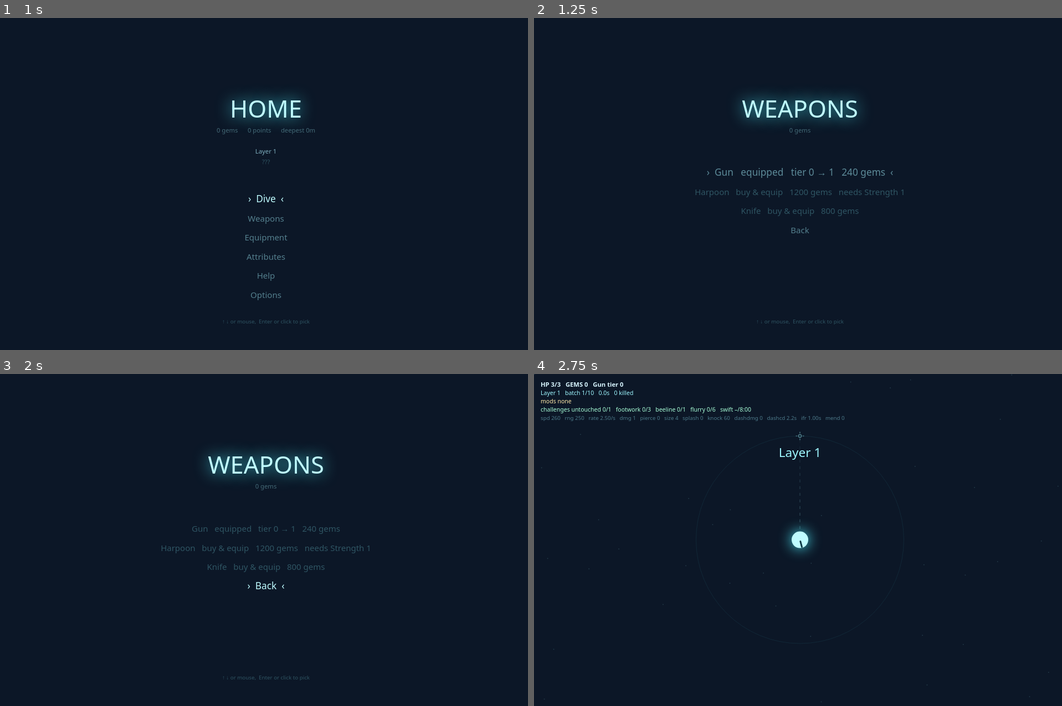
Above: before the commit, frames 1-4 (two rows, left to right).
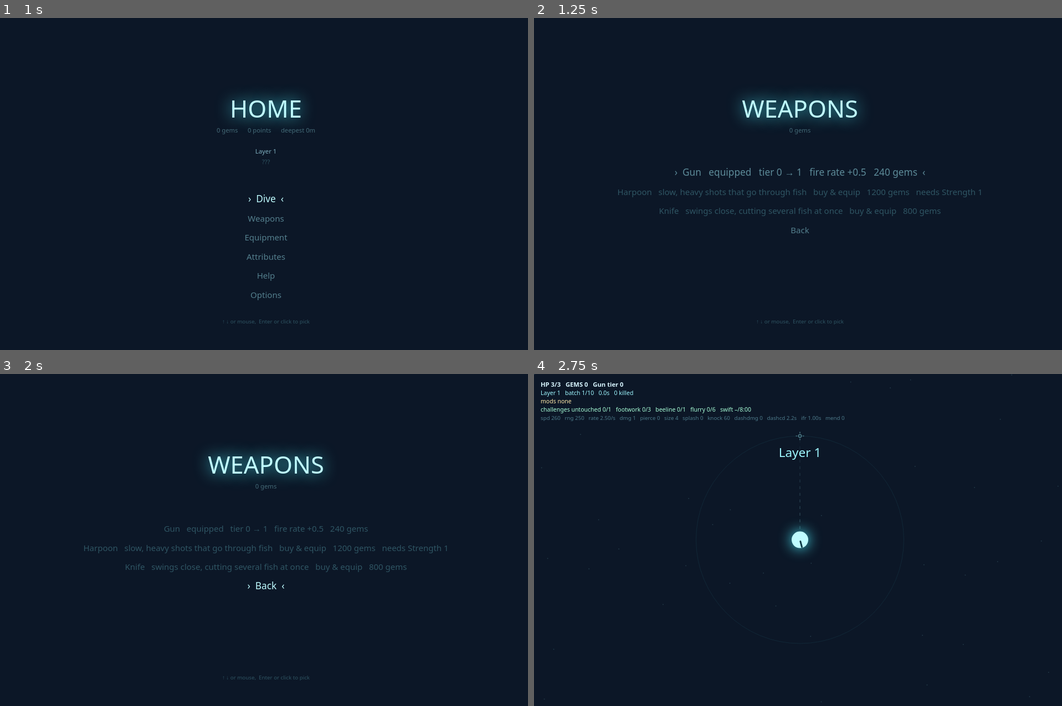
Above: after the commit, the same moments.

Repository: Mindflutter/game
Game: browser game, page index.html
Two runs of this game, one before a commit and one after it. Both use one fixed random seed, a clock stepped at 60 frames per second and the inputs below.
Inputs:
- Up to frame 1 (1 s): click "› Start ‹" at 0.27 s
- Up to frame 2 (1.25 s): hold Down from 1.03 s (still down); tap Space at 1.1 s
- Up to frame 3 (2 s): tap Space at 1.5, 1.9 s; tap 1 at 1.68 s; release Down at 1.78 s; hold Left 1.83-1.93 s; hold Up from 1.98 s (still down)
- Up to frame 4 (2.75 s): tap Space at 2.3, 2.7 s; release Up at 2.48 s; hold Up from 2.73 s (still down)

Frame 1 is identical in both runs. In frame 2, 1.1% of the frame differs, in the area x 15-85%, y 45-60%; in frame 3, 0.9%; in frame 4, nothing differs.

Commit message:
Say what every row at home does

Diff:
--- a/game/content.js
+++ b/game/content.js
@@ -158,7 +158,8 @@
 const STAT_NAMES = {
   speed: 'swim speed', maxHp: 'max HP', hp: 'HP', dashCooldown: 'dash cooldown',
   iframes: 'safe after a hit', dashDamage: 'dash damage', mendOnClear: 'HP back each batch',
-  pierce: 'pierce',
+  pierce: 'pierce', range: 'range', damage: 'damage', fireRate: 'fire rate', guard: 'guard',
+  dashSpeed: 'dash speed',
 };
 
 // ---------- boosts ----------
@@ -183,20 +184,20 @@
 
 // Documented in docs/entities/weapons.md, held to it by `npm test`.
 const WEAPONS = [
-  { name: 'Gun', fireRate: 2.5, damage: 1, range: 250, shotSpeed: 430, shotRadius: 4, pierce: 0, knock: 60, cost: 0,
+  { name: 'Gun', desc: 'quick, light shots', fireRate: 2.5, damage: 1, range: 250, shotSpeed: 430, shotRadius: 4, pierce: 0, knock: 60, cost: 0,
     tiers: [{ cost: 240,  apply: p => p.fireRate += 0.5 },
             { cost: 800, apply: p => p.fireRate += 0.5 },
             { cost: 1600, apply: p => p.fireRate += 0.5 }] },
   // The draft's railgun (D97), needing Strength (D98).
   { name: 'Harpoon', fireRate: 0.8, damage: 4, range: 420, shotSpeed: 950, shotRadius: 3, pierce: 2, knock: 200,
-    cost: 1200, requires: { Strength: 1 },
+    desc: 'slow, heavy shots that go through fish', cost: 1200, requires: { Strength: 1 },
     tiers: [{ cost: 640,  apply: p => p.damage += 1 },
             { cost: 1280, apply: p => p.fireRate += 0.2 },
             { cost: 2400, apply: p => p.pierce += 1 }] },
   // Melee (D105): it reaches `range` plus `shotRadius`, and `pierce` caps a
   // swing at pierce + 1 fish, nearest first.
   { name: 'Knife', fireRate: 3, damage: 2, range: 60, shotRadius: 18, pierce: 6, knock: 40,
-    swing: { arc: 60, time: 0.15 }, cost: 800,
+    desc: 'swings close, cutting several fish at once', swing: { arc: 60, time: 0.15 }, cost: 800,
     tiers: [{ cost: 480,  apply: p => p.range += 12 },
             { cost: 1120, apply: p => p.damage += 1 },
             { cost: 2080, apply: p => p.fireRate += 0.75 }] },
@@ -632,7 +633,9 @@
   Object.entries(g.requires).map(([a, n]) => a + ' ' + n).join(', '));
 const tierLabel = g => {
   const t = meta.gear[g.name] || 0, cost = nextCost(g);
-  return 'tier ' + t + (cost === undefined ? ', the top' : ' → ' + (t + 1) + '   ' + cost + ' gems');
+  // What the next tier changes, in words (D143).
+  return 'tier ' + t + (cost === undefined ? ', the top' : ' → ' + (t + 1) + '   ' +
+    moves(g.tiers[t].apply, WEAPONS.find(w => w.name === meta.carried)) + '   ' + cost + ' gems');
 };
 const END_MENU = {
   top: END_TOP,
@@ -727,7 +730,7 @@
       ...WEAPONS.map(w => ({
         get label() {
           if (meta.carried === w.name) return w.name + '   equipped   ' + tierLabel(w);
-          return w.name + (meta.owned.includes(w.name)
+          return w.name + '   ' + w.desc + (meta.owned.includes(w.name)
             ? '   tier ' + (meta.gear[w.name] || 0) + '   equip'
             : '   buy & equip   ' + w.cost + ' gems' + needs(w));
         },
@@ -764,7 +767,8 @@
       ...ATTRIBUTES.map(a => ({
         get label() {
           const n = meta.raised[a.name] || 0;
-          return a.name + '   ' + n + ' → ' + (n + 1) + '   ' + (n + 1) + (n ? ' points' : ' point');
+          return a.name + '   ' + n + ' → ' + (n + 1) + '   ' +
+                 moves(a.apply, WEAPONS.find(w => w.name === meta.carried)) + '   ' + (n + 1) + (n ? ' points' : ' point');
         },
         get dim() { return points() < (meta.raised[a.name] || 0) + 1; },
         run: () => raise(a) })),
--- a/game/logic.js
+++ b/game/logic.js
@@ -761,8 +761,9 @@
 // tip cannot tell a number the game does not deliver.
 const signed = n => (n < 0 ? '-' : '+') + +Math.abs(n).toFixed(2);
 function moves(apply, w = WEAPONS.find(x => x.name === debugSetup.weapon)) {
-  return modPreview({ apply }, 1, { ...PLAYER_START, ...shotOf(w) })
-    .map(c => c.stat + ' ' + signed(c.to - c.from)).join(', ');
+  // Before a dive HP is full, so a step of max HP is all that needs saying.
+  return modPreview({ apply }, 1, { ...PLAYER_START, ...shotOf(w) }).filter(c => c.stat !== 'hp')
+    .map(c => (STAT_NAMES[c.stat] || c.stat) + ' ' + signed(c.to - c.from)).join(', ');
 }
 const needsLine = g => (g.requires ? '   owning it needs ' +
   Object.entries(g.requires).map(([a, n]) => a + ' ' + n).join(', ') : '');
--- a/tests/debug.test.js
+++ b/tests/debug.test.js
@@ -326,7 +326,7 @@
     const tip = label => g.MENUS.debug.items[row(g, label)].tip;
     for (const item of g.MENUS.debug.items) expect(item.tip, item.label).toMatch(/\w/);
     expect(tip('Mask')).toMatch(/range \+15/);
-    expect(tip('Heart')).toMatch(/maxHp \+1/);
+    expect(tip('Heart')).toMatch(/max HP \+1/);
     expect(tip('Fins')).toMatch(/speed \+45/);
     expect(tip('darter')).toMatch(/hp 1\b/);
     expect(tip('puffer')).toMatch(/swells/);             // its behaviour, in words
@@ -338,7 +338,7 @@
       expect([e.name, steps.every(Boolean)]).toEqual([e.name, true]);
     }
     expect(tip('Strength')).toMatch(/Harpoon/);          // what needs it
-    expect(tip('Tier')).toMatch(/fireRate \+0\.5/);      // the carried weapon's tiers
+    expect(tip('Tier')).toMatch(/fire rate \+0\.5/);      // the carried weapon's tiers
   });
 
   it("says why a weapon mod is dim: it goes only with another weapon", () => {
--- a/tests/home.test.js
+++ b/tests/home.test.js
@@ -22,6 +22,25 @@
     expect(g.meta.gear.Gun).toBe(gun(g).tiers.length);
     expect(g.meta.bank).toBe(100);
     expect(JSON.parse(g.saved).gear.Gun).toBe(gun(g).tiers.length);   // written at once
+  });
+
+  it('says in words what the next tier or step changes, until the top, and what a weapon is', () => {
+    const g = loadGame();
+    const row = (menu, name) => g.MENUS[menu].items.find(i => i.label.startsWith(name)).label;
+    expect(row('weapons', 'Gun')).toContain('tier 0 → 1   fire rate +0.5   ');
+    const mask = g.EQUIPMENT.find(x => x.name === 'Mask');
+    expect(row('equipment', 'Mask')).toContain('tier 0 → 1   range +15   ');
+    g.meta.gear.Mask = mask.tiers.length;
+    expect(row('equipment', 'Mask')).not.toContain('range');
+    g.meta.owned = ['Gun', 'Harpoon'];
+    for (const w of g.WEAPONS.slice(1)) expect(row('weapons', w.name), w.name).toContain(w.desc);   // owned, and not
+    for (const piece of [...g.WEAPONS, ...g.EQUIPMENT, ...g.ATTRIBUTES.map(a => ({ name: a.name, tiers: [a] }))]) {
+      for (const t of piece.tiers) {
+        for (const { stat } of g.modPreview(t, 1, { ...g.PLAYER_START, ...g.shotOf(gun(g)) })) {
+          expect(g.STAT_NAMES[stat], piece.name + ' ' + stat).toBeTruthy();
+        }
+      }
+    }
   });
 
   it('pays a clean batch\'s rung, and spends its point on a step', () => {
@@ -448,11 +467,11 @@
     expect(g.points()).toBe(4);
     const heart = attr(g, 'Heart');
     const row = () => g.MENUS.attributes.items.find(i => i.label.startsWith('Heart'));
-    expect(row().label).toContain('0 → 1   1 point');
+    expect(row().label).toContain('0 → 1   max HP +1   1 point');
     g.raise(heart);
     g.raise(heart);                              // 1, then 2
     expect([g.points(), g.meta.raised.Heart]).toEqual([1, 2]);
-    expect(row().label).toContain('2 → 3   3 points');
+    expect(row().label).toContain('2 → 3   max HP +1   3 points');
     expect(row().dim).toBe(true);
     g.raise(heart);                              // the third costs 3: refused
     expect([g.points(), g.meta.raised.Heart]).toEqual([1, 2]);
Not shown, changed: .claude/skills/abyss-content/SKILL.md
Not shown, changed: docs/decisions.md
Not shown, changed: docs/entities/weapons.md
Not shown, changed: docs/ideas.md
Not shown, changed: docs/plan.md
Not shown, changed: docs/specs/2026-10-24-s7-alpha-polish-design.md
